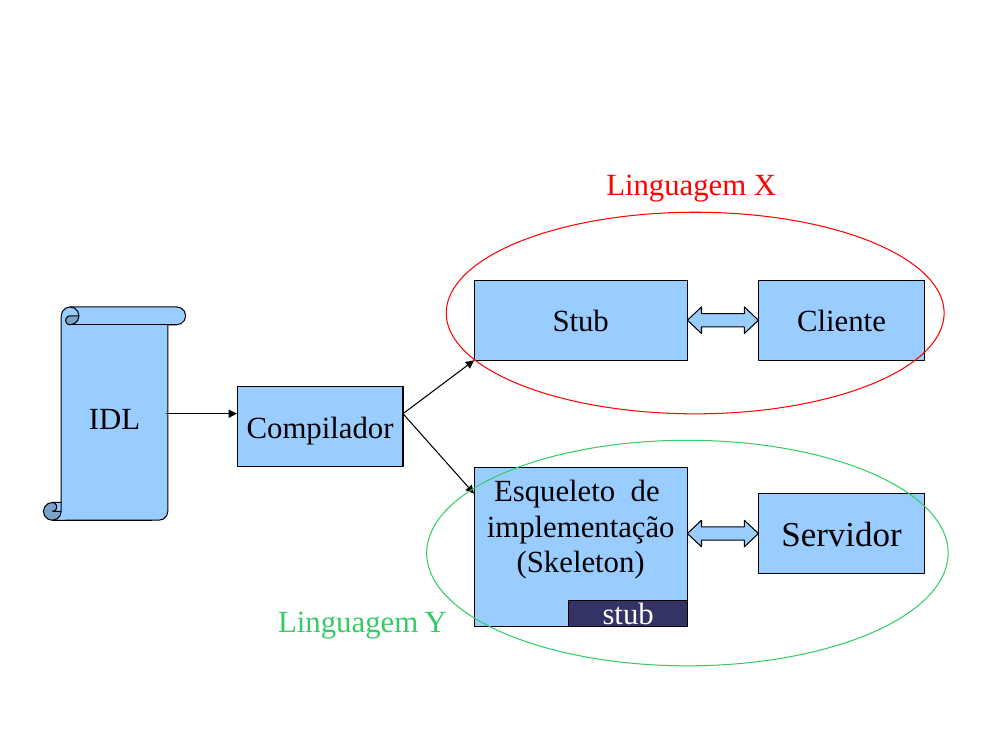
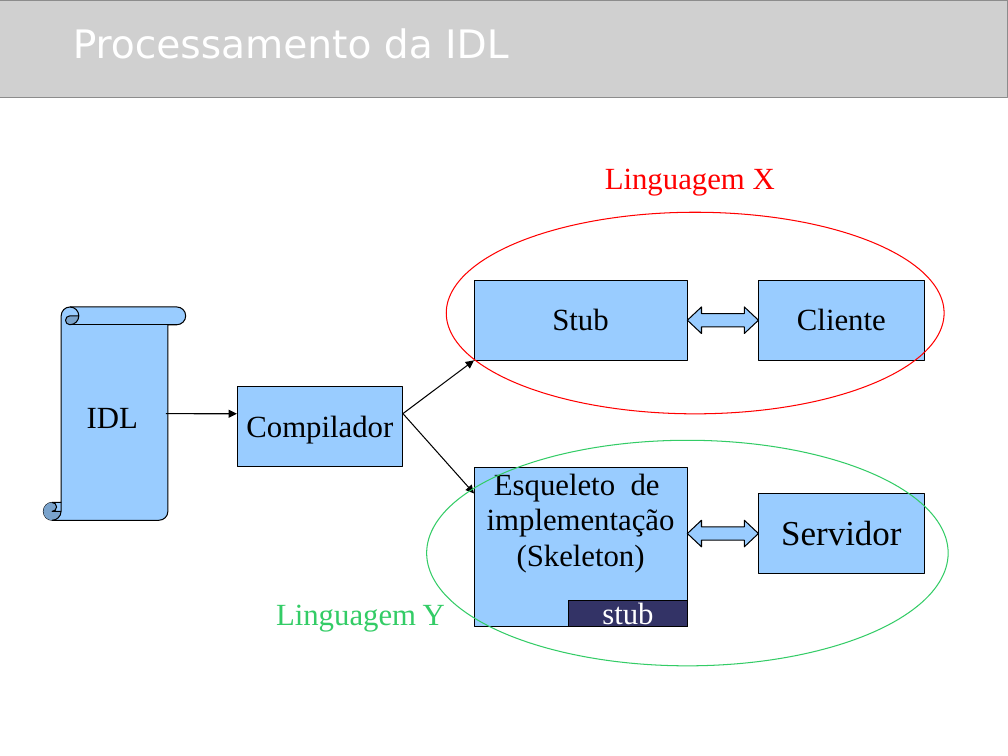
Before and after one commit to amadeubarbosa/openbus-core, a slide deck: slide 18 of docs/cursos/developer/3.CORBA.ppt. Drawn at 1008x756 pixels with LibreOffice and Linux fonts; fonts in the diff are those of the drawing; grey boxes stand for pictures; background and template pictures are left out. Boxes give left, top, right and bottom in pixels: in the first picture for what was removed or moved away, otherwise in the second. Text is boxed around its words. In the diff, an @@ line names an element or a change of style, - is before the commit and + after.

```diff
--- a/docs/cursos/developer/3.CORBA.ppt
+++ b/docs/cursos/developer/3.CORBA.ppt
@@ picture added at (0,0,1008,98) @@
@@ title "Processamento da IDL" at (73,29,509,58): bold off @@
@@ text "Linguagem X" at (605,168,775,195): indent changed @@
@@ freeform shape added at (43,307,185,521), fill #99CCFF, outline #000000 0.74 pt @@
@@ freeform shape: place and size @@
-freeform shape at (166,413,238,413)
+freeform shape at (52,307,168,521)
@@ text "IDL": place and size @@
-text "IDL" at (43,307,185,521)
+text "IDL" at (87,408,138,428)
@@ text "IDL" at (87,408,138,428): fill #99CCFF to none; outline #000000 0.74 pt to none @@
@@ text "Compilador": place and size @@
-text "Compilador" at (237,387,403,467)
+text "Compilador" at (246,415,393,443)
@@ text "Compilador" at (246,415,393,443): indent changed; fill #99CCFF to none; outline #000000 0.74 pt to none @@
@@ rectangle added at (474,467,687,627), fill #99CCFF, outline #000000 0.74 pt @@
@@ text "Esqueleto de" at (487,471,675,572): indent changed; fill #99CCFF to none; outline #000000 0.74 pt to none @@
@@ text "Esqueleto de": place and size @@
-text "Esqueleto de" at (474,467,687,627)
+text "Esqueleto de" at (487,471,675,572)
@@ freeform shape added at (43,502,61,520), fill #7AA3CC @@
@@ text "Linguagem Y" at (276,604,445,632): indent changed @@
```
Also in this commit, not shown: 26 other slides changed.
